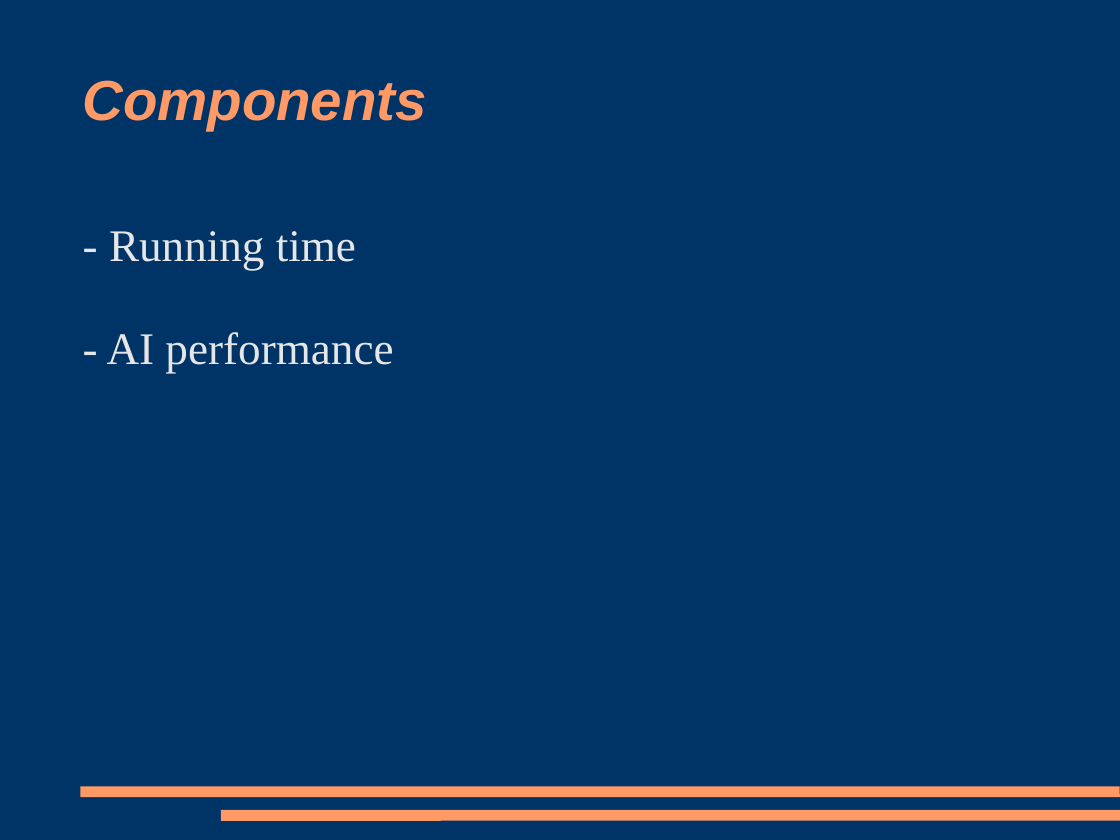
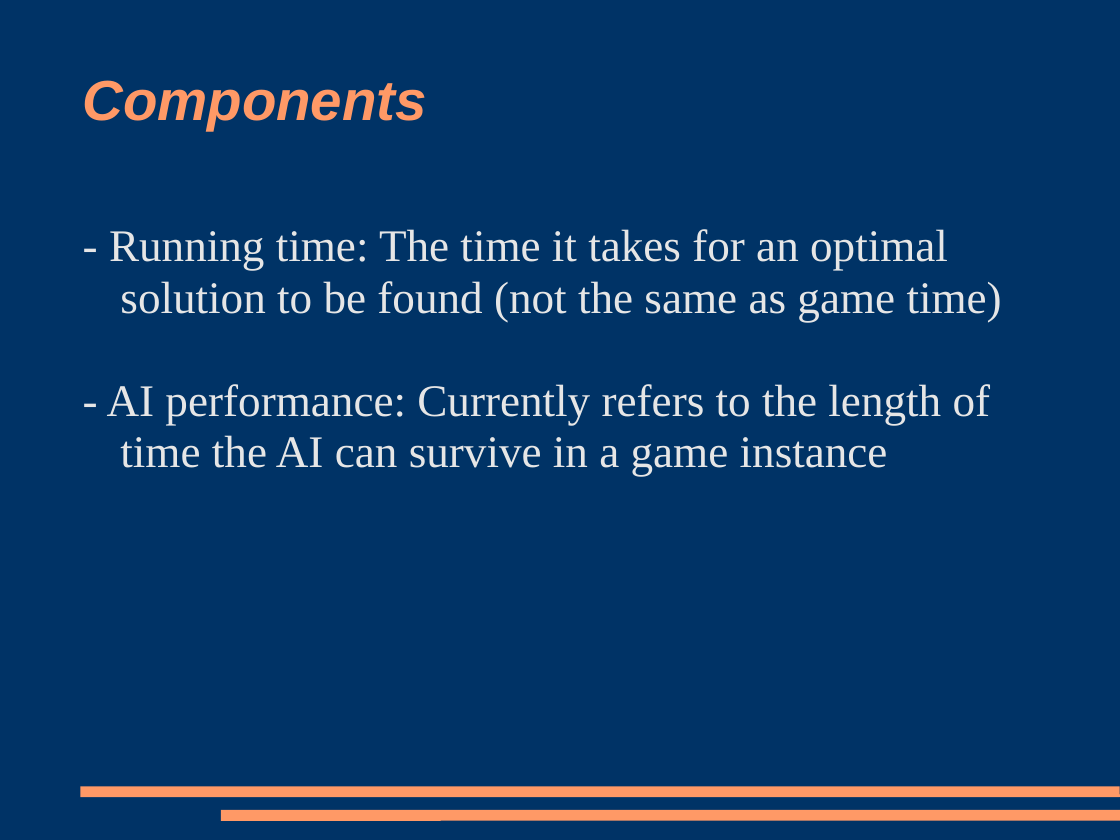
Before and after one commit to trigger-happy/thesis, a slide deck: slide 11 of presentations/Presentation1.ppt (slide 12 before the commit). Drawn at 1120x840 pixels with LibreOffice and Linux fonts; fonts in the diff are those of the drawing. Boxes give left, top, right and bottom in pixels: in the first picture for what was removed or moved away, otherwise in the second. Text is boxed around its words. In the diff, an @@ line names an element or a change of style, - is before the commit and + after.

```diff
--- a/presentations/Presentation1.ppt
+++ b/presentations/Presentation1.ppt
@@ text at [107,229,1002,476]: text changed @@
-- Running time
-- AI performance
+- Running time: The time it takes for an optimal solution to be found (not the same as game time)
+- AI performance: Currently refers to the length of time the AI can survive in a game instance
```
Also in this commit, not shown: 7 other slides changed, 1 slide removed.
